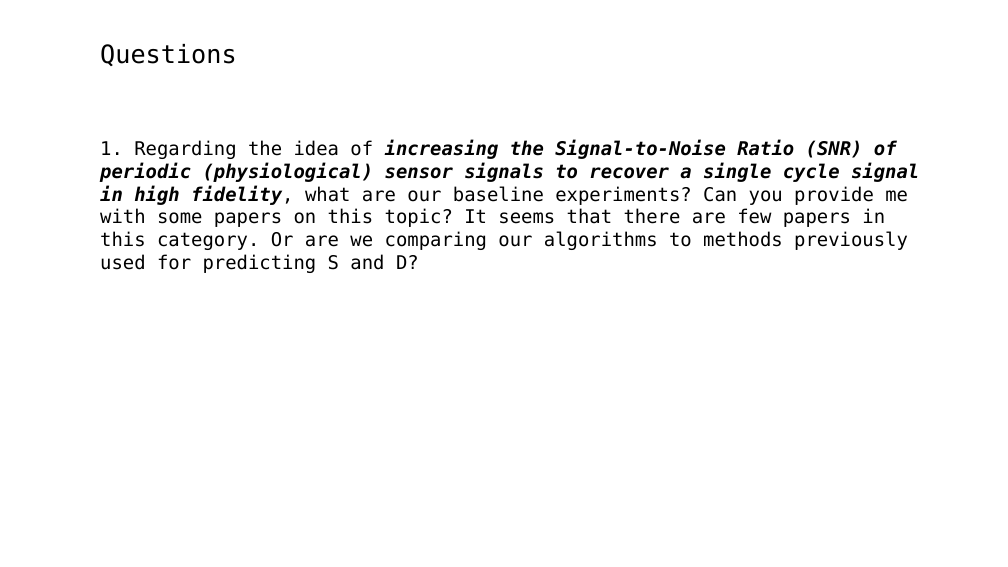
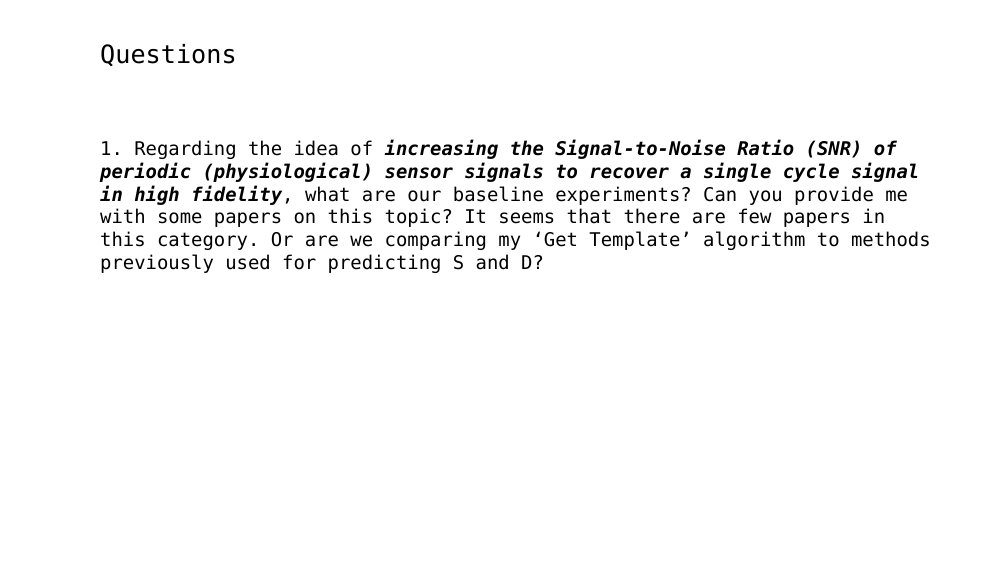
Before and after one commit to A-Big-Tortoise/Presentation, a slide deck: slide 16 of Presentation_918_JiayuChen.pptx. Drawn at 1008x567 pixels with LibreOffice and Linux fonts; fonts in the diff are those of the drawing. Boxes give left, top, right and bottom in pixels: in the first picture for what was removed or moved away, otherwise in the second. Text is boxed around its words. In the diff, an @@ line names an element or a change of style, - is before the commit and + after.

```diff
--- a/Presentation_918_JiayuChen.pptx
+++ b/Presentation_918_JiayuChen.pptx
@@ text at box(100, 140, 931, 270): text changed @@
-1. Regarding the idea of increasing the Signal-to-Noise Ratio (SNR) of periodic (physiological) sensor signals to recover a single cycle signal in high fidelity, what are our baseline experiments? Can you provide me with some papers on this topic? It seems that there are few papers in this category. Or are we comparing our algorithms to methods previously used for predicting S and D?
+1. Regarding the idea of increasing the Signal-to-Noise Ratio (SNR) of periodic (physiological) sensor signals to recover a single cycle signal in high fidelity, what are our baseline experiments? Can you provide me with some papers on this topic? It seems that there are few papers in this category. Or are we comparing my ‘Get Template’ algorithm to methods previously used for predicting S and D?
```
Also in this commit, not shown: 13 other slides changed.
